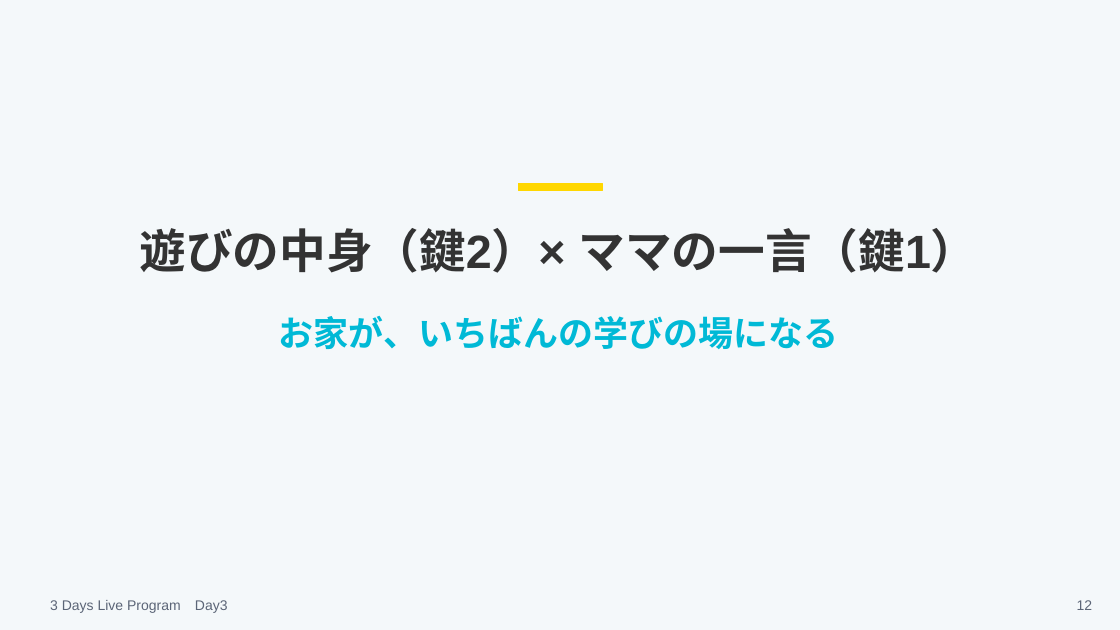
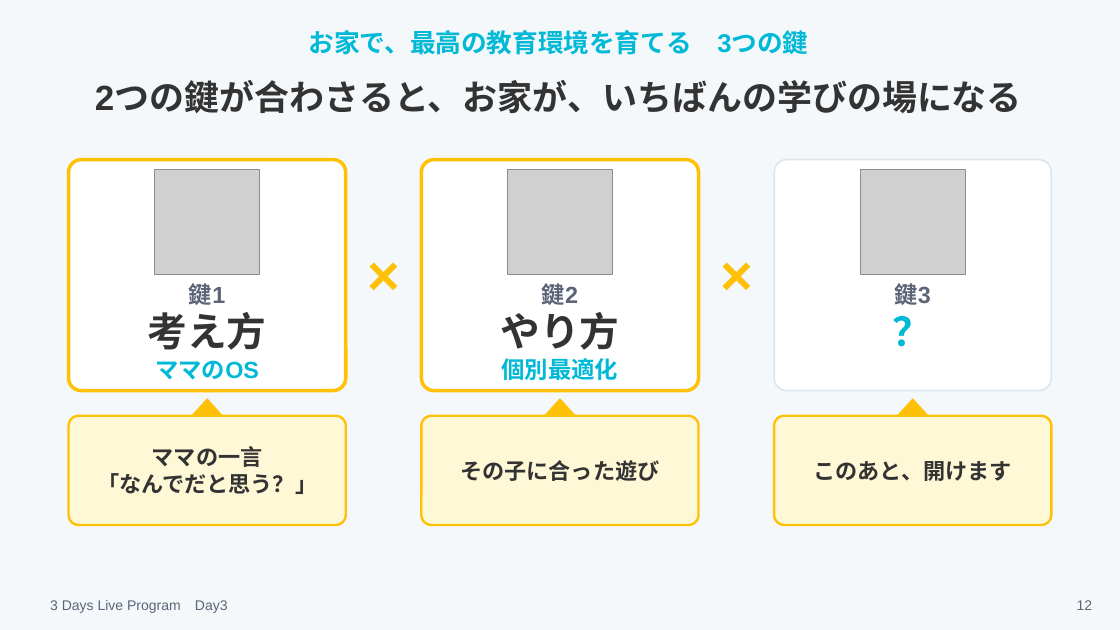
Before and after one commit to tanakayuc/static-pages, a slide deck: slide 12 of pigmarion-homeinter-3days-live/day3/v2/homeinter-day3-v2.pptx. Drawn at 1120x630 pixels with LibreOffice and Linux fonts; fonts in the diff are those of the drawing; grey boxes stand for pictures. Boxes give left, top, right and bottom in pixels: in the first picture for what was removed or moved away, otherwise in the second. Text is boxed around its words. In the diff, an @@ line names an element or a change of style, - is before the commit and + after.

Commit message:
pigmarion-homeinter-3days-live: Day2・Day3で3つの鍵の図に吹き出しを足し、Day3に仲間の話とフックの3枚を足した（田中さんの指示）

```diff
--- a/pigmarion-homeinter-3days-live/day3/v2/homeinter-day3-v2.pptx
+++ b/pigmarion-homeinter-3days-live/day3/v2/homeinter-day3-v2.pptx
@@ text added at (309,30,808,55), 22 pt, text #00B9D6, bold @@
+お家で、最高の教育環境を育てる 3つの鍵
@@ text at (95,82,1022,113): text changed; text colour #00B9D6 to #333333 @@
-お家が、いちばんの学びの場になる
+2つの鍵が合わさると、お家が、いちばんの学びの場になる
@@ rounded rectangle added at (69,160,346,391), fill #FFFFFF, outline #FFC107 3 pt @@
@@ picture added at (155,170,260,275) @@
@@ rounded rectangle added at (422,160,699,391), fill #FFFFFF, outline #FFC107 3 pt @@
@@ picture added at (507,170,613,275) @@
@@ rounded rectangle added at (775,160,1052,391), fill #FFFFFF, outline #DCE7EE 1.5 pt @@
@@ picture added at (860,170,965,275) @@
@@ rectangle removed at (518,184,602,191) @@
@@ text removed at (140,228,978,273) @@
-遊びの中身（鍵2）× ママの一言（鍵1）
@@ text added at (346,235,422,311), 48 pt, text #FFC107, bold @@
+×
@@ text added at (699,235,775,311), 48 pt, text #FFC107, bold @@
+×
@@ text added at (189,283,225,305), 20 pt, text #5B6577, bold @@
+鍵1
@@ text added at (542,283,578,305), 20 pt, text #5B6577, bold @@
+鍵2
@@ text added at (895,283,931,305), 20 pt, text #5B6577, bold @@
+鍵3
@@ text added at (148,312,267,350), 34 pt, text #333333, bold @@
+考え方
@@ text added at (501,312,620,350), 34 pt, text #333333, bold @@
+やり方
@@ text added at (775,306,1052,356), 34 pt, text #00B9D6, bold @@
+？
@@ text added at (502,358,619,380), 20 pt, text #00B9D6, bold @@
+個別最適化
@@ text added at (155,360,259,380), 20 pt, text #00B9D6, bold @@
+ママのOS
@@ rounded rectangle added at (69,416,346,525), fill #FFF8D6, outline #FFC107 2 pt @@
@@ triangle added at (191,399,224,418), fill #FFC107, outline #FFC107 1 pt @@
@@ rounded rectangle added at (422,416,699,525), fill #FFF8D6, outline #FFC107 2 pt @@
@@ triangle added at (544,399,577,418), fill #FFC107, outline #FFC107 1 pt @@
@@ rounded rectangle added at (775,416,1052,525), fill #FFF8D6, outline #FFC107 2 pt @@
@@ triangle added at (897,399,930,418), fill #FFC107, outline #FFC107 1 pt @@
@@ text added at (97,446,317,494), 19 pt, text #333333, bold @@
+ママの一言
+「なんでだと思う？」
@@ text added at (460,460,659,481), 19 pt, text #333333, bold @@
+その子に合った遊び
@@ text added at (814,461,1012,481), 19 pt, text #333333, bold @@
+このあと、開けます
```
Also in this commit, not shown: 3 other slides changed, 4 slides added, 1 slide removed, 35 other files.
